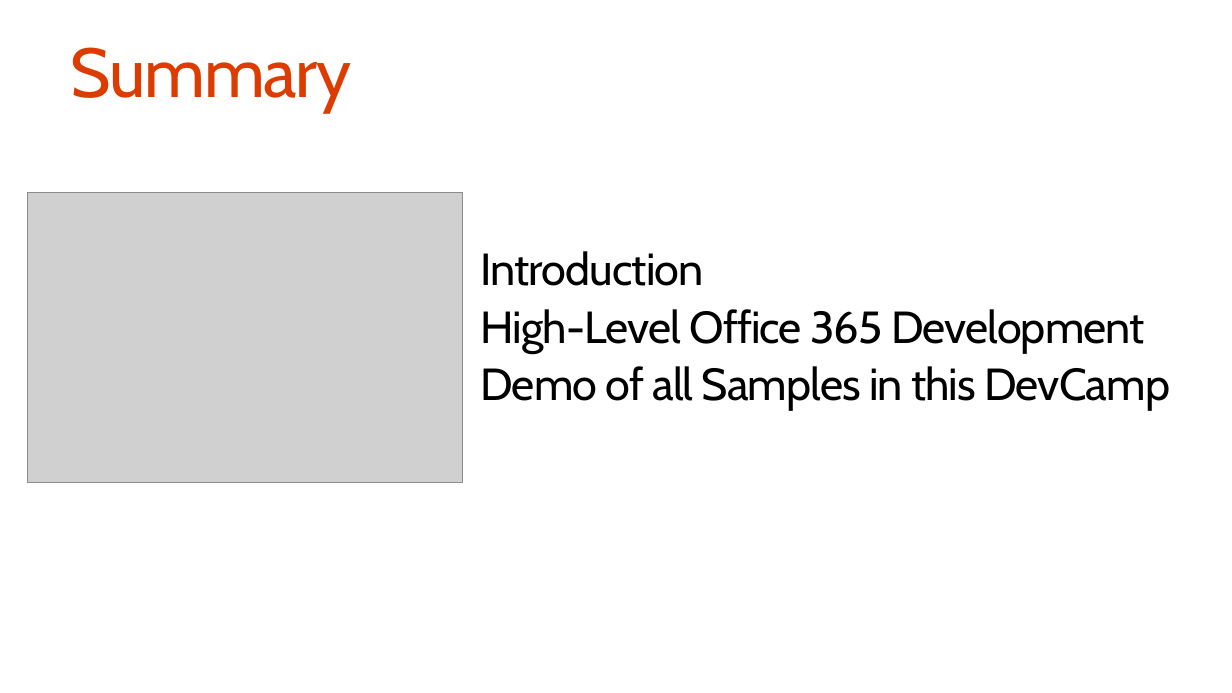
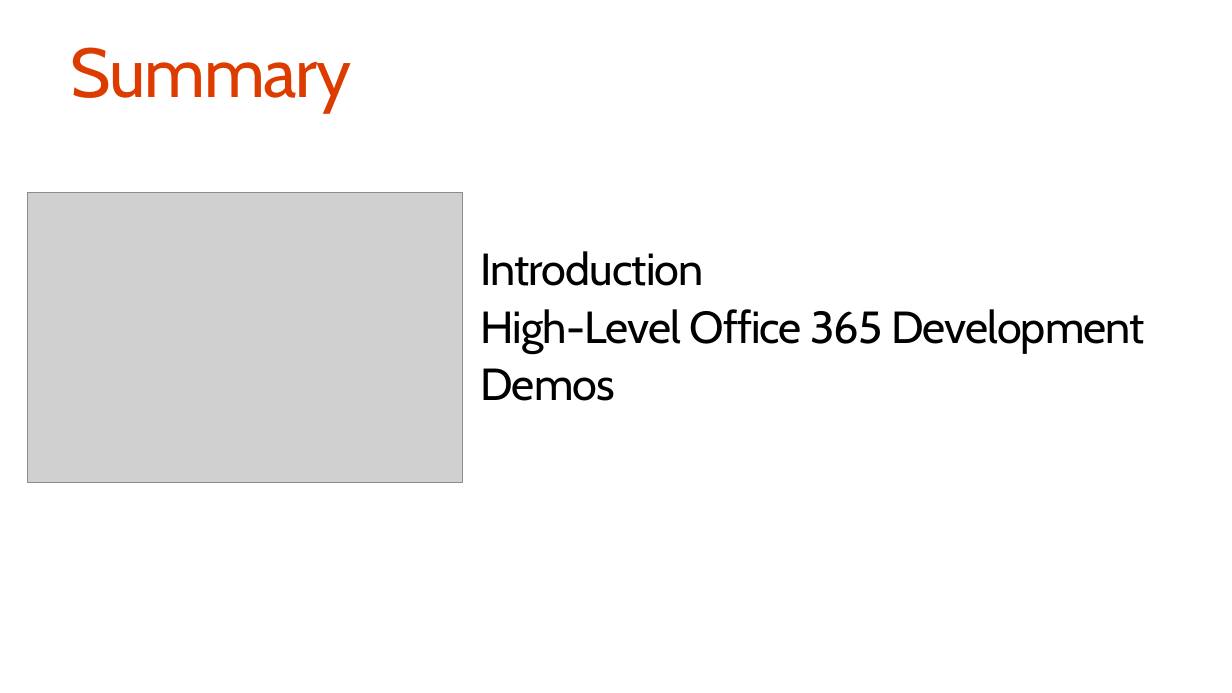
Before and after one commit to stinethebean/O365CampDTW, a slide deck: slide 31 of 01.Introduction to the Day/Introduction to the Day.pptx. Drawn at 1232x693 pixels with LibreOffice and Linux fonts; fonts in the diff are those of the drawing; grey boxes stand for pictures. Boxes give left, top, right and bottom in pixels: in the first picture for what was removed or moved away, otherwise in the second. Text is boxed around its words. In the diff, an @@ line names an element or a change of style, - is before the commit and + after.

```diff
--- a/01.Introduction to the Day/Introduction to the Day.pptx
+++ b/01.Introduction to the Day/Introduction to the Day.pptx
@@ text at [480,368,615,401]: text changed @@
-Demo of all Samples in this DevCamp
+Demos
```
Also in this commit, not shown: 7 other slides changed, 14 other files.
